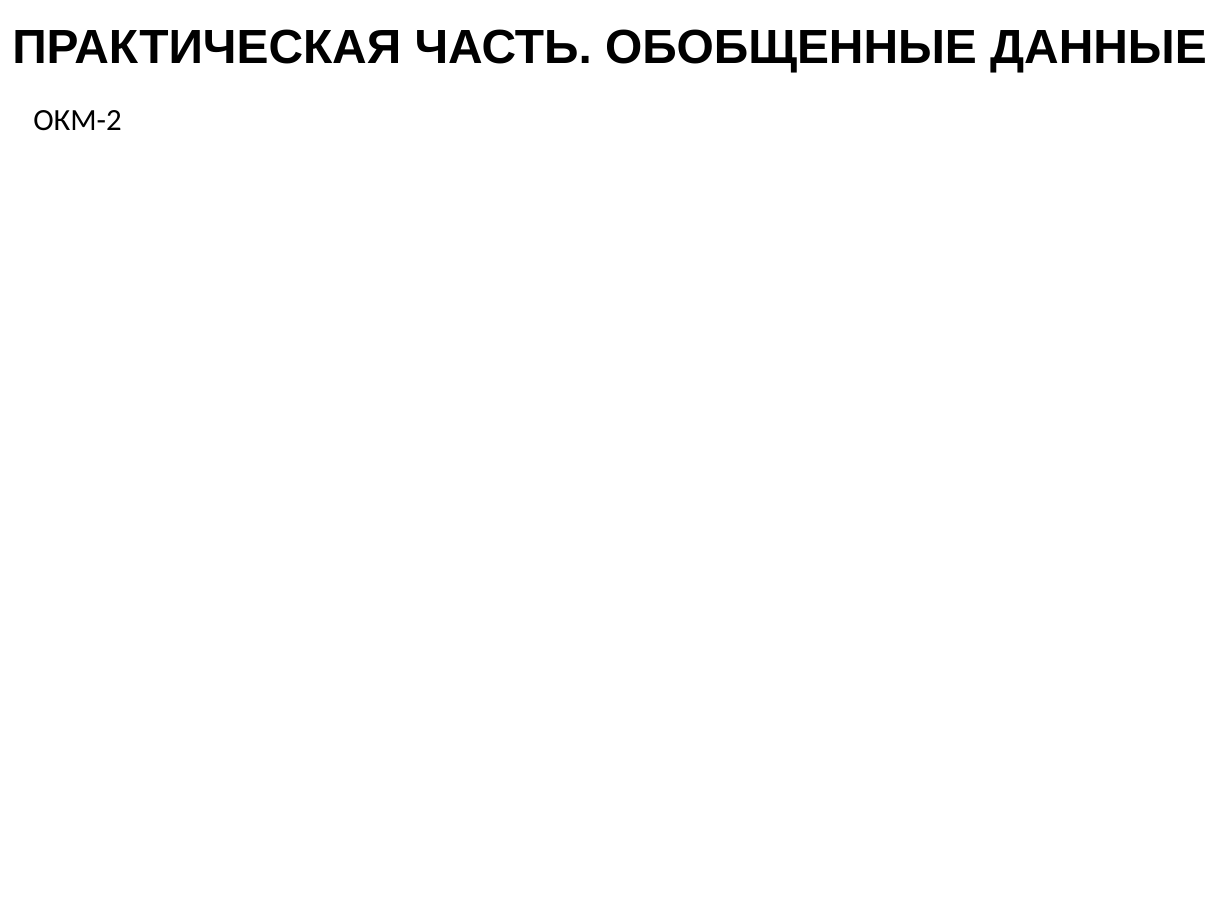
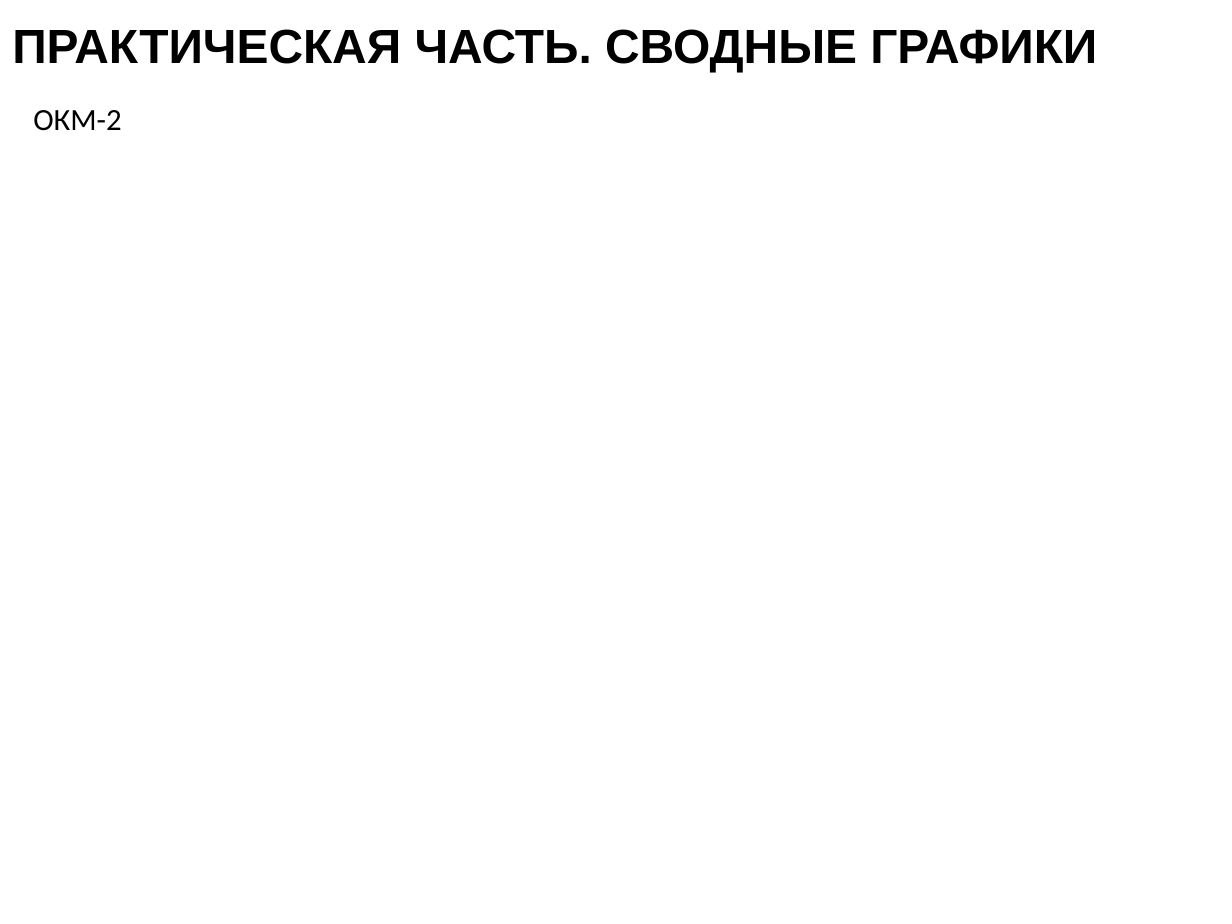
Before and after one commit to EnglishBeach/Diplom-work, a slide deck: slide 7 of Статья/Презентация.pptx (slide 8 before the commit). Drawn at 1232x924 pixels with LibreOffice and Linux fonts; fonts in the diff are those of the drawing. Boxes give left, top, right and bottom in pixels: in the first picture for what was removed or moved away, otherwise in the second. Text is boxed around its words. In the diff, an @@ line names an element or a change of style, - is before the commit and + after.

Commit message:
исправлены формулы, нужны графики

```diff
--- a/Статья/Презентация.pptx
+++ b/Статья/Презентация.pptx
@@ title at bbox=[12, 29, 1097, 72]: text changed @@
-ПРАКТИЧЕСКАЯ ЧАСТЬ. ОБОБЩЕННЫЕ ДАННЫЕ
+ПРАКТИЧЕСКАЯ ЧАСТЬ. СВОДНЫЕ ГРАФИКИ
```
Also in this commit, not shown: 5 other slides changed, 2 other files.
